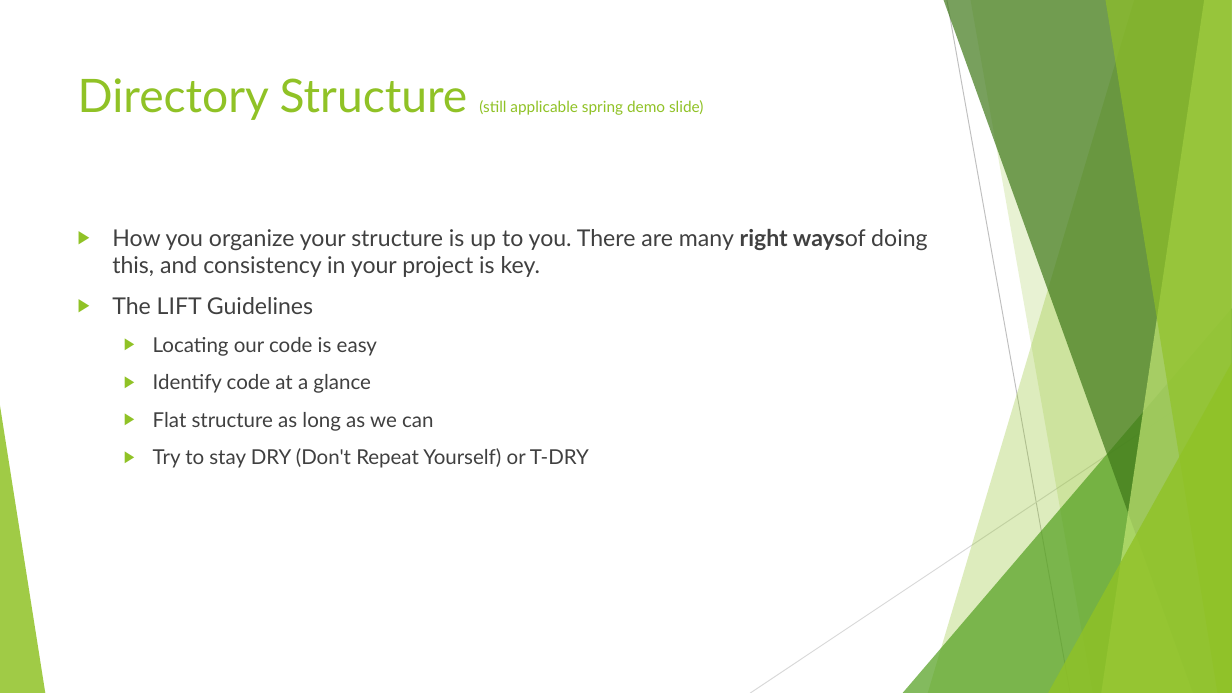
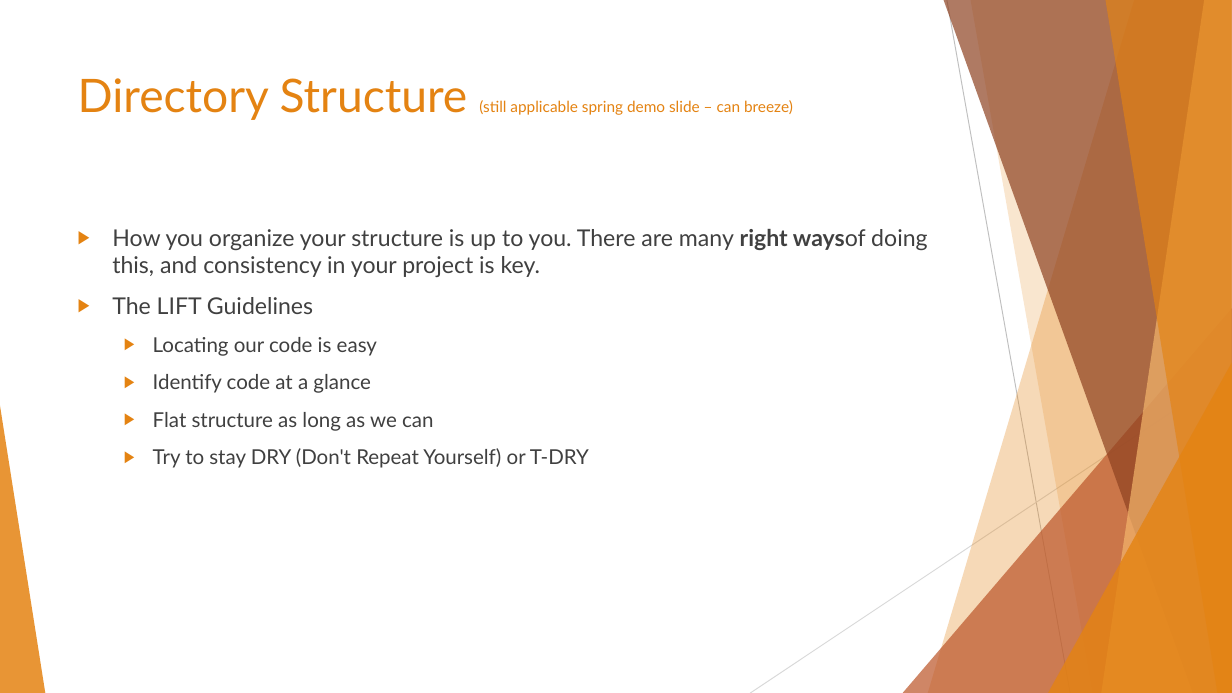
Before and after one commit to cwelrod/Demo, a slide deck: slide 10 of Angular 2 with TypeScript cont of MontJUG Spring Demo.pptx (slide 7 before the commit). Drawn at 1232x693 pixels with LibreOffice and Linux fonts; fonts in the diff are those of the drawing. Boxes give left, top, right and bottom in pixels: in the first picture for what was removed or moved away, otherwise in the second. Text is boxed around its words. In the diff, an @@ line names an element or a change of style, - is before the commit and + after.

```diff
--- a/Angular 2 with TypeScript cont of MontJUG Spring Demo.pptx
+++ b/Angular 2 with TypeScript cont of MontJUG Spring Demo.pptx
@@ freeform shape at (928, 0, 1232, 693): fill #90C226 at 30% opacity to #E48312 at 30% opacity @@
@@ freeform shape at (944, 0, 1232, 693): fill #3F7819 at 70% opacity to #8E4221 at 70% opacity @@
@@ freeform shape at (970, 0, 1232, 693): fill #90C226 at 20% opacity to #E48312 at 20% opacity @@
@@ freeform shape at (1102, 0, 1232, 693): fill #C0E474 at 70% opacity to #F3B56C at 70% opacity @@
@@ freeform shape at (1105, 0, 1232, 693): fill #90C226 at 65% opacity to #E48312 at 65% opacity @@
@@ title at (78, 78, 793, 120): text changed; text colour #90C226 to #E48312 @@
-Directory Structure (still applicable spring demo slide)
+Directory Structure (still applicable spring demo slide – can breeze)
@@ text "How you organize your structure ..." at (112, 229, 927, 468): bullet colour #90C226 to #E48312 @@
@@ triangle at (903, 308, 1232, 693): fill #54A021 at 72% opacity to #BD582C at 72% opacity @@
@@ triangle at (1048, 363, 1232, 693): fill #90C226 at 80% opacity to #E48312 at 80% opacity @@
@@ triangle at (0, 406, 45, 693): fill #90C226 at 85% opacity to #E48312 at 85% opacity @@
```
Also in this commit, not shown: 14 other slides changed, 1 slide added, 11 slides removed.
